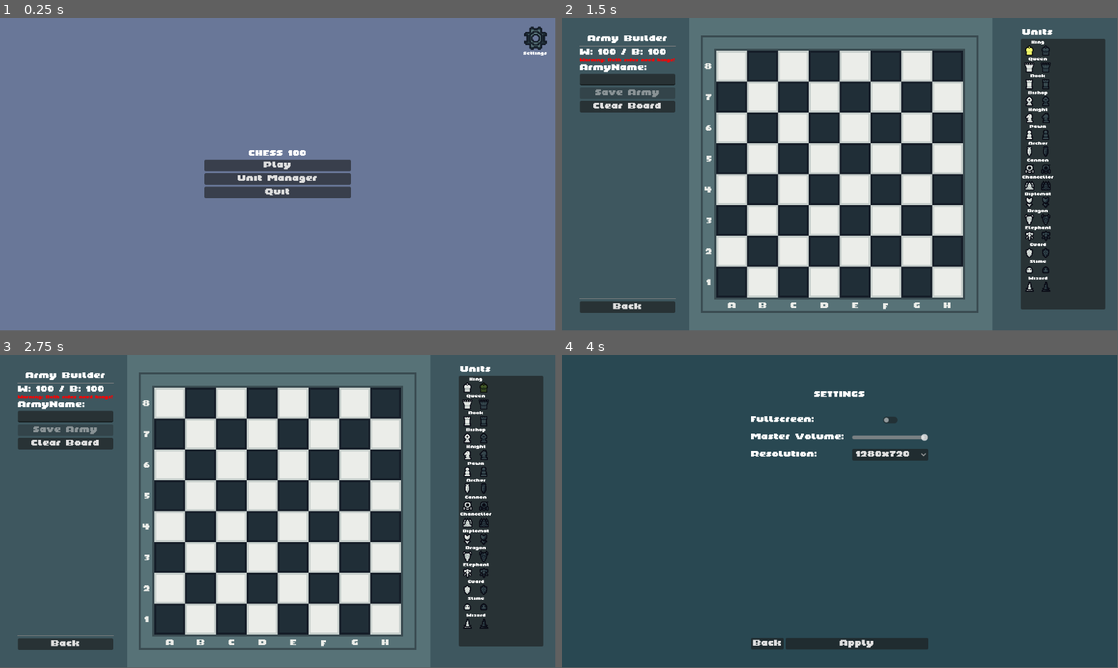
Above: before the commit, frames 1-4 (two rows, left to right).
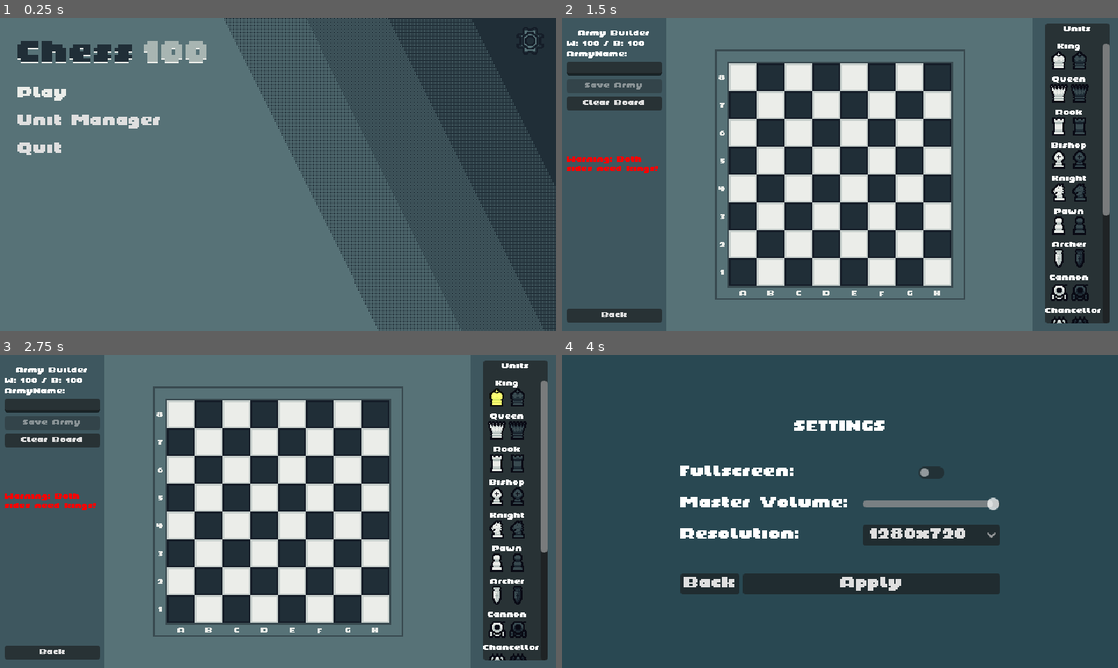
Above: after the commit, the same moments.

Repository: Jayd-H/chess-100
Game: Godot game, scene res://scenes/ui/main_menu.tscn
Two runs of this game, one before a commit and one after it. Both use one fixed random seed, a clock stepped at 60 frames per second and the inputs below. Sound files missing from this copy of the repository are replaced by a short silence.
Inputs (mouse positions are in pixels of both pictures, inside the frame that each line leads up to; where the layout moved, square brackets give the same spot in the first picture):
- Up to frame 1 (0.25 s): no input
- Up to frame 2 (1.5 s): click "Unit Manager" at 0.5 s; click (1029, 49) at 1.27 s
- Up to frame 3 (2.75 s): click (483, 386) at 2.02 s
- Up to frame 4 (4 s): click "Back" at 2.75 s; click (1090, 376) [1095, 373] at 3.5 s
The window is 799x449 before the commit and 800x450 after it. Grey fills any space a smaller window leaves; there, only what the larger window draws over its background counts as a difference.

The runs differ from the first frame. In frame 1, 99% of the frame differs, in the area x 0-100%, y 0-100%; in frame 2, 41%; in frame 3, 41%; in frame 4, 10%.

Commit message:
chore: sort out ui a bit

Diff:
--- a/assets/fonts/chess_theme.tres
+++ b/assets/fonts/chess_theme.tres
@@ -1,7 +1,18 @@
-[gd_resource type="Theme" load_steps=2 format=3 uid="uid://bbo8jcwskm4m4"]
+[gd_resource type="Theme" load_steps=3 format=3 uid="uid://bbo8jcwskm4m4"]
 
 [ext_resource type="FontFile" uid="uid://cvjgft4lbbnwv" path="res://assets/fonts/NotJamChunky8.ttf" id="1_f6xif"]
 
+[sub_resource type="StyleBoxEmpty" id="StyleBoxEmpty_l6o3l"]
+
 [resource]
 default_font = ExtResource("1_f6xif")
-default_font_size = 16
+default_font_size = 8
+Button/colors/font_color = Color(0.875, 0.875, 0.875, 1)
+Button/colors/font_focus_color = Color(0.95, 0.95, 0.95, 1)
+Button/colors/font_hover_color = Color(0.886275, 0.545098, 0.239216, 1)
+Button/colors/font_hover_pressed_color = Color(0.698039, 0.419608, 0.184314, 1)
+Button/styles/disabled = SubResource("StyleBoxEmpty_l6o3l")
+Button/styles/focus = SubResource("StyleBoxEmpty_l6o3l")
+Button/styles/hover = SubResource("StyleBoxEmpty_l6o3l")
+Button/styles/normal = SubResource("StyleBoxEmpty_l6o3l")
+Button/styles/pressed = SubResource("StyleBoxEmpty_l6o3l")
--- a/project.godot
+++ b/project.godot
@@ -15,6 +15,14 @@
 config/features=PackedStringArray("4.3", "Forward Plus")
 config/icon="res://icon.svg"
 
+[display]
+
+window/size/viewport_width=640
+window/size/viewport_height=360
+window/size/window_width_override=1920
+window/size/window_height_override=1080
+window/stretch/mode="viewport"
+
 [gui]
 
 theme/custom_font="res://assets/fonts/NotJamChunky8.ttf"
--- a/scenes/main.tscn
+++ b/scenes/main.tscn
@@ -36,5 +36,6 @@
 
 [node name="ChessBoard" parent="." instance=ExtResource("5_ppqcj")]
 z_index = 5
+scale = Vector2(0.5, 0.5)
 
 [connection signal="pressed" from="CanvasLayer/BackButton" to="." method="_on_back_button_pressed"]
--- a/scenes/ui/army_selector.tscn
+++ b/scenes/ui/army_selector.tscn
@@ -22,17 +22,14 @@
 
 [node name="VBoxContainer" type="VBoxContainer" parent="."]
 layout_mode = 1
-anchors_preset = 8
+anchors_preset = 5
 anchor_left = 0.5
-anchor_top = 0.5
 anchor_right = 0.5
-anchor_bottom = 0.5
 offset_left = -78.0
-offset_top = -12.0
+offset_top = 17.0
 offset_right = 78.0
-offset_bottom = 12.0
+offset_bottom = 81.0
 grow_horizontal = 2
-grow_vertical = 2
 
 [node name="Title" type="Label" parent="VBoxContainer"]
 layout_mode = 2
@@ -42,10 +39,11 @@
 layout_mode = 2
 
 [node name="ScrollContainer" type="ScrollContainer" parent="VBoxContainer"]
-clip_contents = false
+custom_minimum_size = Vector2(0, 260)
 layout_mode = 2
+size_flags_vertical = 4
 horizontal_scroll_mode = 0
-vertical_scroll_mode = 0
+vertical_scroll_mode = 2
 
 [node name="ArmyList" type="VBoxContainer" parent="VBoxContainer/ScrollContainer"]
 layout_mode = 2
--- a/scenes/ui/main_menu.tscn
+++ b/scenes/ui/main_menu.tscn
@@ -1,7 +1,9 @@
-[gd_scene load_steps=3 format=3 uid="uid://cd7yrihgbhxhv"]
+[gd_scene load_steps=5 format=3 uid="uid://cd7yrihgbhxhv"]
 
 [ext_resource type="Script" path="res://scripts/ui/main_menu.gd" id="1_bwxoq"]
 [ext_resource type="Texture2D" uid="uid://d3nbigwy2ky6m" path="res://assets/sprites/UI/settings.png" id="2_6n7qy"]
+[ext_resource type="Theme" uid="uid://bbo8jcwskm4m4" path="res://assets/fonts/chess_theme.tres" id="2_46nma"]
+[ext_resource type="Texture2D" uid="uid://chikq3e6h3p0o" path="res://assets/sprites/UI/mainmenu.png" id="2_gcen3"]
 
 [node name="MainMenu" type="Control"]
 layout_mode = 3
@@ -14,75 +16,58 @@
 
 [node name="VBoxContainer" type="VBoxContainer" parent="."]
 layout_mode = 1
-anchors_preset = 8
-anchor_left = 0.5
+anchors_preset = 4
 anchor_top = 0.5
-anchor_right = 0.5
 anchor_bottom = 0.5
-offset_left = -152.0
-offset_top = -249.0
-offset_right = 152.0
-offset_bottom = 249.0
-grow_horizontal = 2
+offset_left = 20.0
+offset_top = -101.0
+offset_right = 186.0
+offset_bottom = 133.0
 grow_vertical = 2
-alignment = 1
-
-[node name="Label" type="Label" parent="VBoxContainer"]
-layout_mode = 2
-text = "CHESS 100"
-horizontal_alignment = 1
+theme_override_constants/separation = 16
 
 [node name="PlayButton" type="Button" parent="VBoxContainer"]
 layout_mode = 2
+size_flags_vertical = 0
+theme = ExtResource("2_46nma")
+theme_override_colors/font_hover_pressed_color = Color(0.984314, 0, 0, 1)
+theme_override_colors/font_color = Color(0.921569, 0.929412, 0.913725, 1)
+theme_override_font_sizes/font_size = 16
 text = "Play"
+alignment = 0
 
 [node name="UnitManagerButton" type="Button" parent="VBoxContainer"]
 layout_mode = 2
+theme = ExtResource("2_46nma")
+theme_override_font_sizes/font_size = 16
 text = "Unit Manager"
+alignment = 0
 
 [node name="QuitButton" type="Button" parent="VBoxContainer"]
 layout_mode = 2
+theme = ExtResource("2_46nma")
+theme_override_font_sizes/font_size = 16
 text = "Quit"
+alignment = 0
 
 [node name="CanvasLayer" type="CanvasLayer" parent="."]
 layer = -2
 
-[node name="ColorRect" type="ColorRect" parent="CanvasLayer"]
-anchors_preset = 15
-anchor_right = 1.0
-anchor_bottom = 1.0
-grow_horizontal = 2
-grow_vertical = 2
-color = Color(0.411765, 0.466667, 0.596078, 1)
+[node name="Sprite2D" type="Sprite2D" parent="CanvasLayer"]
+position = Vector2(320, 180)
+texture = ExtResource("2_gcen3")
 
 [node name="SettingsButton" type="TextureButton" parent="."]
 layout_mode = 1
 anchors_preset = 1
 anchor_left = 1.0
 anchor_right = 1.0
-offset_left = -65.0
-offset_top = 18.0
-offset_right = -17.0
-offset_bottom = 66.0
+offset_left = -46.0
+offset_top = 10.0
+offset_right = -14.0
+offset_bottom = 42.0
 grow_horizontal = 0
 texture_normal = ExtResource("2_6n7qy")
 stretch_mode = 0
 
-[node name="Label" type="Label" parent="SettingsButton"]
-layout_mode = 1
-anchors_preset = 7
-anchor_left = 0.5
-anchor_top = 1.0
-anchor_right = 0.5
-anchor_bottom = 1.0
-offset_left = -49.0
-offset_top = 4.0
-offset_right = 49.0
-offset_bottom = 20.0
-grow_horizontal = 2
-grow_vertical = 0
-theme_override_font_sizes/font_size = 8
-text = "Settings"
-horizontal_alignment = 1
-
 [connection signal="pressed" from="SettingsButton" to="." method="_on_settings_button_pressed"]
--- a/scenes/ui/settings_menu.tscn
+++ b/scenes/ui/settings_menu.tscn
@@ -4,9 +4,11 @@
 
 [node name="SettingsMenu" type="Control"]
 layout_mode = 3
-anchors_preset = 0
-offset_right = 40.0
-offset_bottom = 40.0
+anchors_preset = 15
+anchor_right = 1.0
+anchor_bottom = 1.0
+grow_horizontal = 2
+grow_vertical = 2
 script = ExtResource("1_1ny2y")
 
 [node name="CanvasLayer" type="CanvasLayer" parent="."]
@@ -67,7 +69,7 @@
 
 [node name="ButtonsContainer" type="HBoxContainer" parent="CanvasLayer/VBoxContainer"]
 layout_mode = 2
-size_flags_vertical = 10
+size_flags_vertical = 2
 
 [node name="BackButton" type="Button" parent="CanvasLayer/VBoxContainer/ButtonsContainer"]
 layout_mode = 2
--- a/scenes/ui/unit_button.tscn
+++ b/scenes/ui/unit_button.tscn
@@ -3,30 +3,33 @@
 [ext_resource type="Script" path="res://scripts/ui/unit_button.gd" id="1_v63id"]
 
 [node name="UnitButton" type="Panel"]
-offset_right = 70.0
-offset_bottom = 38.0
+anchors_preset = -1
+anchor_right = 1.0
+anchor_bottom = 0.203
+offset_right = -597.0
+offset_bottom = 17.92
+grow_horizontal = 2
+grow_vertical = 2
 script = ExtResource("1_v63id")
 
-[node name="WhiteButton" type="TextureButton" parent="."]
+[node name="VBoxContainer" type="VBoxContainer" parent="."]
 layout_mode = 0
-offset_left = 2.0
-offset_top = 3.0
-offset_right = 34.0
-offset_bottom = 35.0
+offset_right = 40.0
+offset_bottom = 40.0
+theme_override_constants/separation = -4
 
-[node name="BlackButton" type="TextureButton" parent="."]
-layout_mode = 0
-offset_left = 36.0
-offset_top = 3.0
-offset_right = 68.0
-offset_bottom = 35.0
-
-[node name="UnitLabel" type="Label" parent="."]
-layout_mode = 0
-offset_left = 2.0
-offset_top = -2.0
-offset_right = 70.0
-offset_bottom = 14.0
+[node name="UnitLabel" type="Label" parent="VBoxContainer"]
+layout_mode = 2
 theme_override_font_sizes/font_size = 8
 text = "pawn"
 horizontal_alignment = 1
+
+[node name="HBoxContainer" type="HBoxContainer" parent="VBoxContainer"]
+layout_mode = 2
+theme_override_constants/separation = -8
+
+[node name="WhiteButton" type="TextureButton" parent="VBoxContainer/HBoxContainer"]
+layout_mode = 2
+
+[node name="BlackButton" type="TextureButton" parent="VBoxContainer/HBoxContainer"]
+layout_mode = 2
--- a/scenes/ui/unit_manager.tscn
+++ b/scenes/ui/unit_manager.tscn
@@ -44,7 +44,7 @@
 anchor_left = 1.0
 anchor_right = 1.0
 anchor_bottom = 1.0
-offset_left = -259.0
+offset_left = -99.0
 grow_horizontal = 0
 grow_vertical = 2
 color = Color(0.146319, 0.237705, 0.284286, 0.509804)
@@ -53,20 +53,17 @@
 layout_mode = 1
 anchors_preset = 11
 anchor_left = 1.0
-anchor_right = 1.0
-anchor_bottom = 1.0
-offset_left = -200.0
-offset_top = 43.0
-offset_right = -25.0
-offset_bottom = -43.0
+offset_left = -84.0
+offset_top = 6.0
+offset_right = -10.0
+offset_bottom = -9.0
 grow_horizontal = 0
-grow_vertical = 2
 
 [node name="ColorRect" type="ColorRect" parent="CanvasLayer/UI"]
 layout_mode = 1
 anchors_preset = 9
 anchor_bottom = 1.0
-offset_right = 264.0
+offset_right = 120.0
 grow_vertical = 2
 color = Color(0.146319, 0.237705, 0.284286, 0.509804)
 
@@ -74,50 +71,58 @@
 layout_mode = 1
 anchors_preset = 9
 anchor_bottom = 1.0
-offset_left = 37.0
-offset_top = 36.0
-offset_right = 203.0
-offset_bottom = -36.0
+offset_left = 5.0
+offset_top = 14.0
+offset_right = 115.0
+offset_bottom = -10.0
 grow_vertical = 2
 
 [node name="Title" type="Label" parent="CanvasLayer/UI/VBoxContainer"]
 layout_mode = 2
+theme_override_font_sizes/font_size = 8
 text = "Army Builder"
 horizontal_alignment = 1
 
-[node name="HSeparator" type="HSeparator" parent="CanvasLayer/UI/VBoxContainer"]
+[node name="BudgetLabel" type="Label" parent="CanvasLayer/UI/VBoxContainer"]
+custom_minimum_size = Vector2(100, 0)
 layout_mode = 2
-
-[node name="BudgetLabel" type="Label" parent="CanvasLayer/UI/VBoxContainer"]
-layout_mode = 2
+size_flags_horizontal = 0
+theme_override_font_sizes/font_size = 8
 text = "Budget: 0"
-
-[node name="WarningLabel" type="Label" parent="CanvasLayer/UI/VBoxContainer"]
-layout_mode = 2
-theme_override_font_sizes/font_size = 8
+autowrap_mode = 2
 
 [node name="ArmyName" type="Label" parent="CanvasLayer/UI/VBoxContainer"]
 layout_mode = 2
+theme_override_font_sizes/font_size = 8
 text = "ArmyName: "
 
 [node name="ArmyNameInput" type="LineEdit" parent="CanvasLayer/UI/VBoxContainer"]
 layout_mode = 2
+size_flags_vertical = 4
+theme_override_font_sizes/font_size = 8
 
 [node name="SaveButton" type="Button" parent="CanvasLayer/UI/VBoxContainer"]
 layout_mode = 2
+theme_override_font_sizes/font_size = 8
 text = "Save Army"
 
 [node name="ClearButton" type="Button" parent="CanvasLayer/UI/VBoxContainer"]
 layout_mode = 2
+theme_override_font_sizes/font_size = 8
 text = "Clear Board"
 
-[node name="HSeparator2" type="HSeparator" parent="CanvasLayer/UI/VBoxContainer"]
+[node name="WarningLabel" type="Label" parent="CanvasLayer/UI/VBoxContainer"]
+custom_minimum_size = Vector2(20, 0)
 layout_mode = 2
-size_flags_vertical = 10
+size_flags_vertical = 6
+theme_override_font_sizes/font_size = 8
+autowrap_mode = 3
 
 [node name="BackButton" type="Button" parent="CanvasLayer/UI/VBoxContainer"]
 layout_mode = 2
-size_flags_vertical = 8
+size_flags_vertical = 10
+theme_override_font_sizes/font_size = 8
 text = "Back"
 
 [node name="BoardView" parent="." instance=ExtResource("4_f2jtx")]
+scale = Vector2(0.5, 0.5)
--- a/scenes/ui/unit_selector.tscn
+++ b/scenes/ui/unit_selector.tscn
@@ -3,22 +3,38 @@
 [ext_resource type="Script" path="res://scripts/ui/unit_selector.gd" id="1_amncv"]
 
 [node name="UnitSelector" type="Panel"]
-offset_left = -5.0
-offset_right = 75.0
-offset_bottom = 314.0
+anchors_preset = 15
+anchor_right = 1.0
+anchor_bottom = 1.0
+offset_right = -593.0
+grow_horizontal = 2
+grow_vertical = 2
 script = ExtResource("1_amncv")
 
 [node name="TitleLabel" type="Label" parent="."]
-layout_mode = 0
-offset_left = 3.0
-offset_top = -20.0
-offset_right = 67.0
-offset_bottom = -4.0
+layout_mode = 1
+anchors_preset = 10
+anchor_right = 1.0
+offset_top = 3.0
+offset_bottom = 12.0
+grow_horizontal = 2
+theme_override_font_sizes/font_size = 8
 text = "Units"
+horizontal_alignment = 1
 
-[node name="VBoxContainer" type="VBoxContainer" parent="."]
-layout_mode = 0
-offset_top = 6.0
-offset_right = 70.0
-offset_bottom = 44.0
-theme_override_constants/separation = 35
+[node name="ScrollContainer" type="ScrollContainer" parent="."]
+layout_mode = 1
+anchors_preset = 15
+anchor_right = 1.0
+anchor_bottom = 1.0
+offset_top = 23.0
+grow_horizontal = 2
+grow_vertical = 2
+horizontal_scroll_mode = 0
+
+[node name="VBoxContainer" type="VBoxContainer" parent="ScrollContainer"]
+layout_mode = 2
+size_flags_horizontal = 3
+size_flags_vertical = 3
+theme_override_constants/separation = 38
+alignment = 1
--- a/scripts/ui/unit_selector.gd
+++ b/scripts/ui/unit_selector.gd
@@ -5,15 +5,11 @@
 # References
 var placement_manager = null
 var unit_buttons = []
-var container = null
 var unit_types = []  # Will be populated automatically
 
+@onready var container: VBoxContainer = $ScrollContainer/VBoxContainer
+
 func _ready():
-	# Find the container
-	container = find_child("VBoxContainer", true, false)
-	if not container:
-		push_error("ERROR: VBoxContainer not found in UnitSelector")
-		return
 
 	# Get reference to the placement manager
 	placement_manager = get_node("/root").find_child("PlacementManager", true, false)
Binary file added: assets/sprites/UI/mainmenu.png
Not shown, added: assets/sprites/UI/mainmenu.png.import
